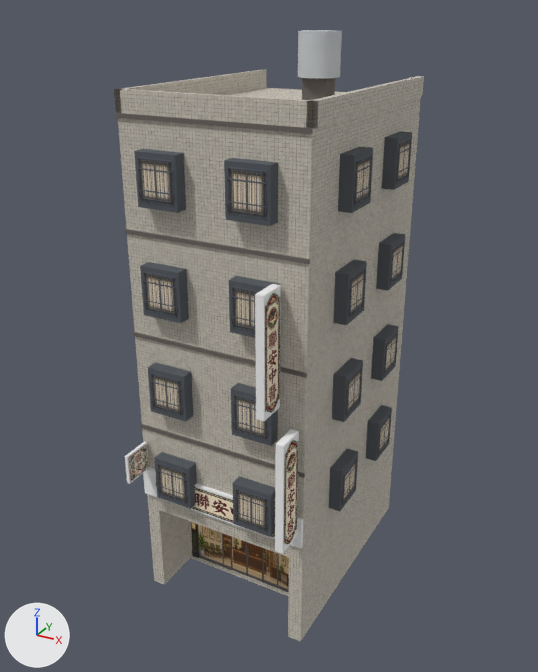
Before and after pictures for a commit that changed the glTF model public/assets/models/buildings/shophouse-06.glb.
The view is the same before and after, from a camera (50 mm lens) standing at (10.68, -16.25, 18.56) and looking at (0.06, 3.06, 8.91). The lights are fixed; the arrows at lower left show +X, +Y and +Z. The picture after the commit comes second. Where no turn or scale is listed for an object, it has been applied to the vertices. Vertices at exactly the same position are counted once.

The first picture shows 'body', 'decal_banner', 'decal_storefront', 'decal_vsign', 'decal_window', 'wall' and 1 more.
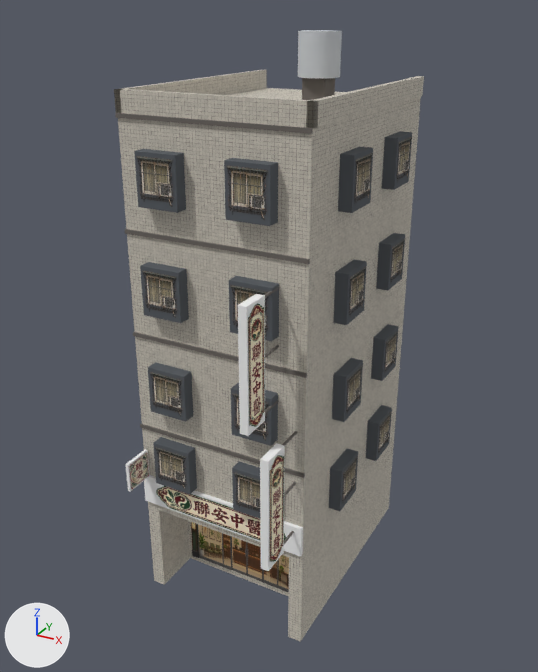
Location of each change, [x1, y1, x2, y2] in pixels of the pictures (538 x 672 px; the box of a moved part takes in the faces that stretch with it):
'body', reshaped
    before: [115, 30, 412, 554]
    after: [115, 30, 412, 571]
'decal_window', surface changed, reshaped
    before: [137, 138, 411, 533]
    after: [136, 137, 412, 512]
'decal_vsign', moved
    before: [265, 293, 298, 544]
    after: [248, 304, 284, 562]
'decal_banner', mesh moved
    before: [156, 485, 275, 537]
    after: [156, 486, 286, 541]
part 1 of me_mesh_0, moved or reshaped
    before: [143, 467, 303, 549]
    after: [144, 475, 303, 557]
part 2 of me_mesh_0, moved or reshaped
    before: [125, 441, 149, 484]
    after: [126, 449, 150, 492]
part 3 of me_mesh_0, moved or reshaped
    before: [275, 429, 299, 554]
    after: [260, 443, 285, 571]
part 4 of me_mesh_0, added (mostly hidden)
    after: [284, 531, 294, 544]
part 5 of me_mesh_0, added
    after: [282, 431, 297, 446]
part 6 of me_mesh_0, added
    after: [284, 481, 296, 497]
part 7 of me_mesh_0, moved or reshaped
    before: [255, 284, 281, 421]
    after: [238, 294, 265, 436]
part 8 of me_mesh_0, added
    after: [265, 400, 279, 414]
part 9 of me_mesh_0, added
    after: [264, 287, 279, 298]
part 10 of me_mesh_0, added
    after: [265, 345, 279, 358]
part 11 of me_mesh_0, moved or reshaped
    before: [155, 452, 197, 509]
    after: [153, 437, 197, 494]
part 12 of me_mesh_0, moved or reshaped
    before: [232, 476, 275, 537]
    after: [232, 461, 260, 519]
part 15 of me_mesh_6, moved or reshaped
    before: [157, 463, 188, 505]
    after: [155, 447, 187, 490]
part 16 of me_mesh_6, moved or reshaped
    before: [234, 488, 269, 533]
    after: [234, 472, 260, 512]

The change, as a diff of the scene's bpy script:
```diff
--- a/public/assets/models/buildings/shophouse-06.glb.py
+++ b/public/assets/models/buildings/shophouse-06.glb.py
@@ mat_decal_window @@
 n4 = _N.new('ShaderNodeTexImage'); n4.name = 'Image Texture'
-n4.image = img_decals_windows_iron_curtain_png
+n4.image = img_decals_windows_iron_ac_png
 n4.extension = 'EXTEND'
@@ me_mesh_0 @@
-me_mesh_0.from_pydata(...)  # 298 vertices, 460 faces; spans x -3.3..3.3, y -1.05..6.29, z 3.8..18.0
+me_mesh_0.from_pydata(...)  # 346 vertices, 532 faces; spans x -3.3..3.3, y -1.85..6.29, z 3.5..18.0
+# me_mesh_0 part 1: the loose piece of 8 vertices spanning x -2.9..2.9, y -0.12..0.0, z 3.8..4.8 is moved by (0.0, 0.0, -0.3)
+# me_mesh_0 part 2: the loose piece of 8 vertices spanning x -2.8..-2.7, y -1.05..-0.05, z 4.8..5.8 is moved by (0.0, 0.0, -0.3)
+# me_mesh_0 part 3: the loose piece of 8 vertices spanning x 2.5..2.75, y -1.0..-0.1, z 4.2..7.8 is moved by (0.0, -0.85, 0.0)
+# me_mesh_0 part 4: a new loose piece, a box spanning x 2.595..2.655, y -1.0..0.0, z 4.29..4.35, in mat_material_0
+# me_mesh_0 part 5: a new loose piece, a box spanning x 2.595..2.655, y -1.0..0.0, z 7.65..7.71, in mat_material_0
+# me_mesh_0 part 6: a new loose piece, a box spanning x 2.595..2.655, y -1.0..0.0, z 5.97..6.03, in mat_material_0
+# me_mesh_0 part 7: the loose piece of 8 vertices spanning x 1.9..2.15, y -1.0..-0.1, z 8.4..12.0 is moved by (0.0, -0.85, 0.0)
+# me_mesh_0 part 8: a new loose piece, a box spanning x 1.995..2.055, y -1.0..0.0, z 8.49..8.55, in mat_material_0
+# me_mesh_0 part 9: a new loose piece, a box spanning x 1.995..2.055, y -1.0..0.0, z 11.85..11.91, in mat_material_0
+# me_mesh_0 part 10: a new loose piece, a box spanning x 1.995..2.055, y -1.0..0.0, z 10.17..10.23, in mat_material_0
+# me_mesh_0 part 11: the loose piece of 8 vertices spanning x -2.16..-0.86, y -0.4..0.0, z 4.07..5.57 is moved by (0.0, 0.0, 0.55)
+# me_mesh_0 part 12: the loose piece of 8 vertices spanning x 0.72..2.02, y -0.4..0.0, z 4.09..5.59 is moved by (0.0, 0.0, 0.53)
 me_mesh_0.materials.append(mat_material_0)
@@ me_mesh_3 @@
-me_mesh_3.from_pydata(...)  # 4 vertices, 2 faces; spans x -2.85..2.85, y -0.13, z 3.85..4.75
+me_mesh_3.from_pydata(...)  # 4 vertices, 2 faces; spans x -2.85..2.85, y -0.13, z 3.55..4.45
+# me_mesh_3 part 13: the whole mesh is moved by (0.0, 0.0, -0.3)
 me_mesh_3.materials.append(mat_decal_banner)
@@ me_mesh_5 @@
-me_mesh_5.from_pydata(...)  # 16 vertices, 8 faces; spans x 1.89..2.76, y -0.97..-0.13, z 4.24..11.96
+me_mesh_5.from_pydata(...)  # 16 vertices, 8 faces; spans x 1.89..2.76, y -1.82..-0.98, z 4.24..11.96
+# me_mesh_5 part 14: the whole mesh is moved by (0.0, -0.85, 0.0)
 me_mesh_5.materials.append(mat_decal_vsign)
@@ me_mesh_6 @@
 me_mesh_6.from_pydata(...)  # 96 vertices, 48 faces; spans x -3.31..3.31, y -0.41..6.25, z 4.04..15.12
+# me_mesh_6 part 15: the loose piece of 4 vertices spanning x -2.12..-0.9, y -0.41, z 4.11..5.53 is moved by (0.0, 0.0, 0.55)
+# me_mesh_6 part 16: the loose piece of 4 vertices spanning x 0.76..1.98, y -0.41, z 4.13..5.55 is moved by (0.0, 0.0, 0.53)
 me_mesh_6.materials.append(mat_decal_window)
```
